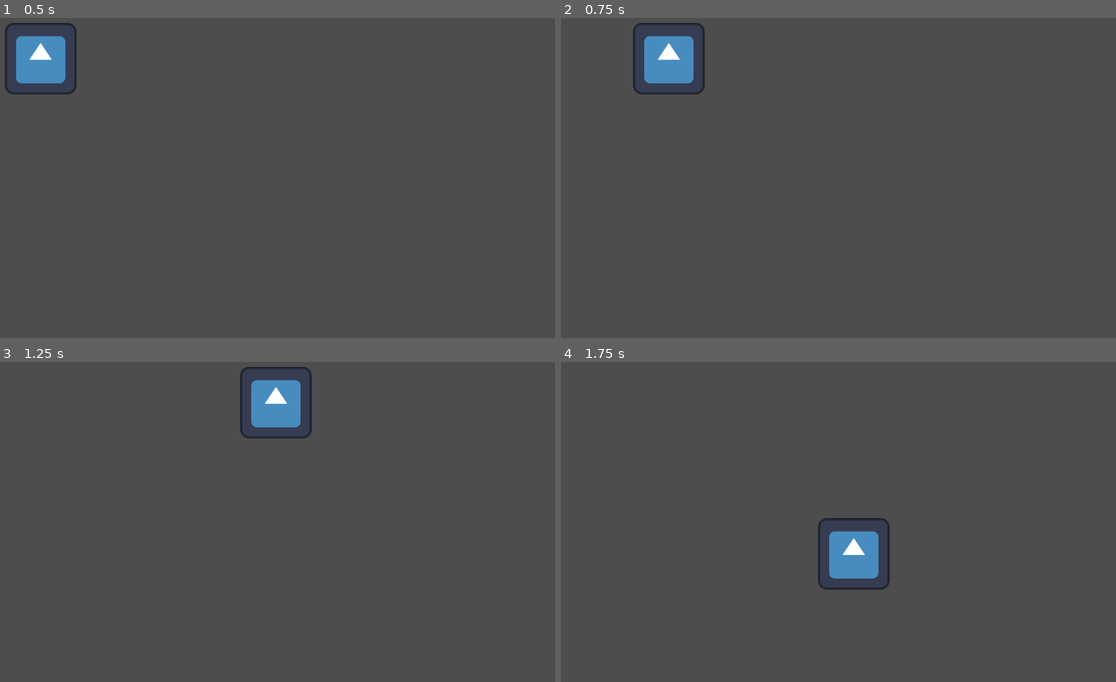
Above: before the commit, frames 1-4 (two rows, left to right).
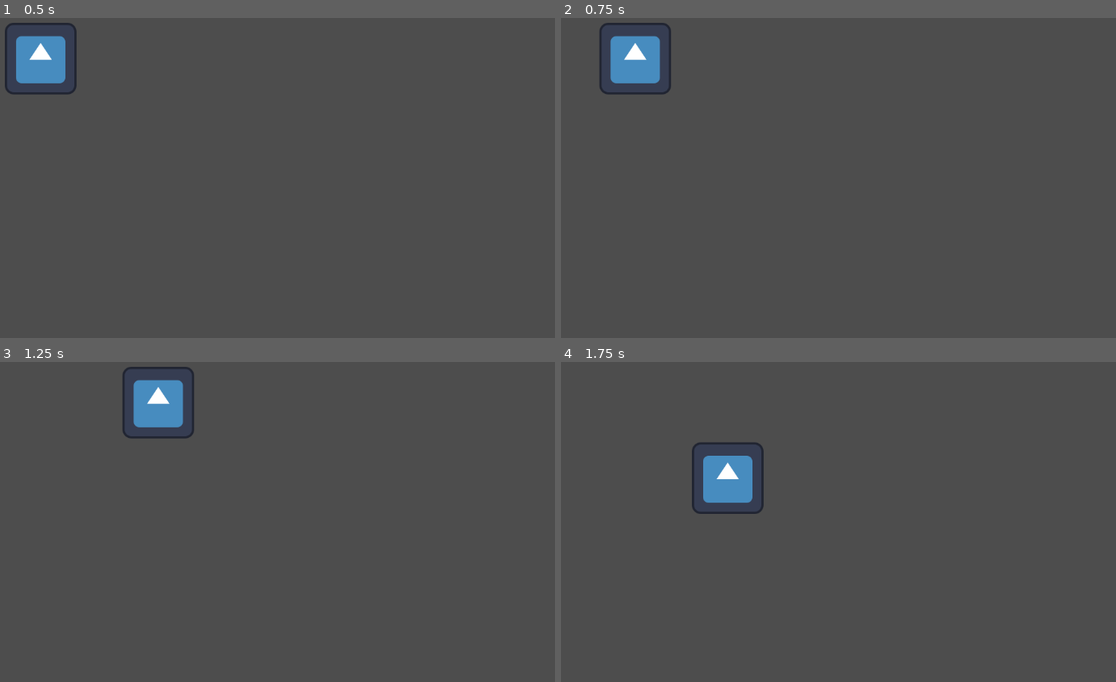
Above: after the commit, the same moments.

Repository: YusefZahran/Childhood-Game-Jam
Game: Godot game, scene res://World/world.tscn
Two runs of this game, one before a commit and one after it. Both use one fixed random seed, a clock stepped at 60 frames per second and the inputs below. The engine's default icon, where the game draws it, is replaced by a stand-in: a white triangle on a blue panel in a dark square.
Inputs:
- Up to frame 1 (0.5 s): no input
- Up to frame 2 (0.75 s): tap Enter at 0.5 s; hold Right (right) from 0.53 s (still down)
- Up to frame 3 (1.25 s): keep holding Right (right)
- Up to frame 4 (1.75 s): release Right (right) at 1.28 s; hold Down (down) from 1.28 s (still down)

Frame 1 is identical in both runs. In frame 2, 2.3% of the frame differs, in the area x 6-26%, y 1-24%; in frame 3, 3.4%, in the area x 22-57%, y 1-24%; in frame 4, 3.4%.

Commit message:
Update child.gd

Diff:
--- a/child/child.gd
+++ b/child/child.gd
@@ -10,14 +10,20 @@
 
 func _physics_process(delta):
 	# Add the gravity.
-	if Input.is_action_pressed("right"):
-		position.x +=10
-	if Input.is_action_pressed("left"):
-		position.x -=10
-	if Input.is_action_pressed("up"):
-		position.y -=10
-	if Input.is_action_pressed("down"):
-		position.y +=10
+	var direction = Input.get_axis("left", "right")
+
+	if direction:
+		velocity.x = direction  * SPEED
+	else:
+		velocity.x = move_toward(velocity.x, 0, SPEED)
+
+	var d = Input.get_axis("down","up")
+
+	if d:
+		velocity.y = d  * -SPEED
+	else:
+		velocity.y = move_toward(velocity.y, 0, SPEED)
+
 
 	move_and_slide()
 
